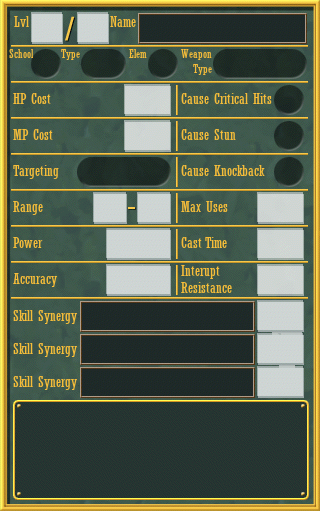
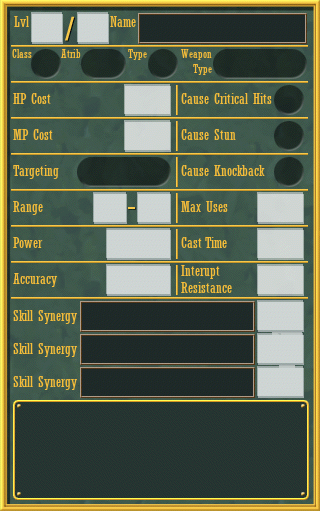
Before/after of a 320px x 511px layered artwork. What changed in the layer stack:
renamed "Elem" to "Type", painted on it over [128, 49, 147, 60]
renamed "Type" to "Atrib", painted on it over [61, 49, 81, 60]
painted on "Schl" over [9, 49, 33, 58]
